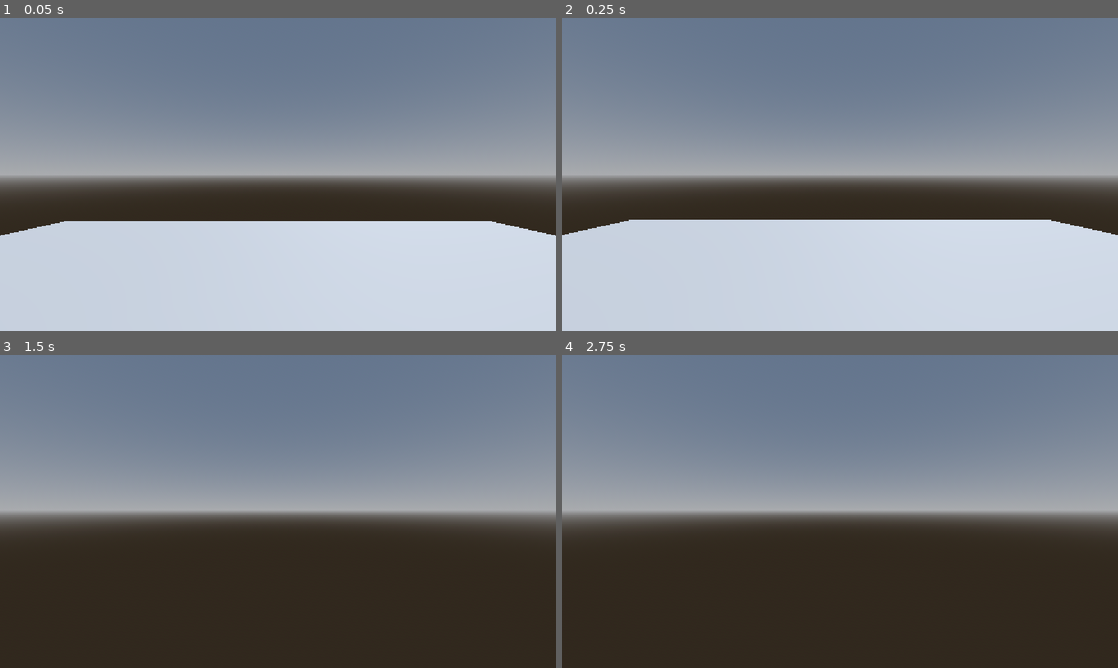
Above: before the commit, frames 1-4 (two rows, left to right).
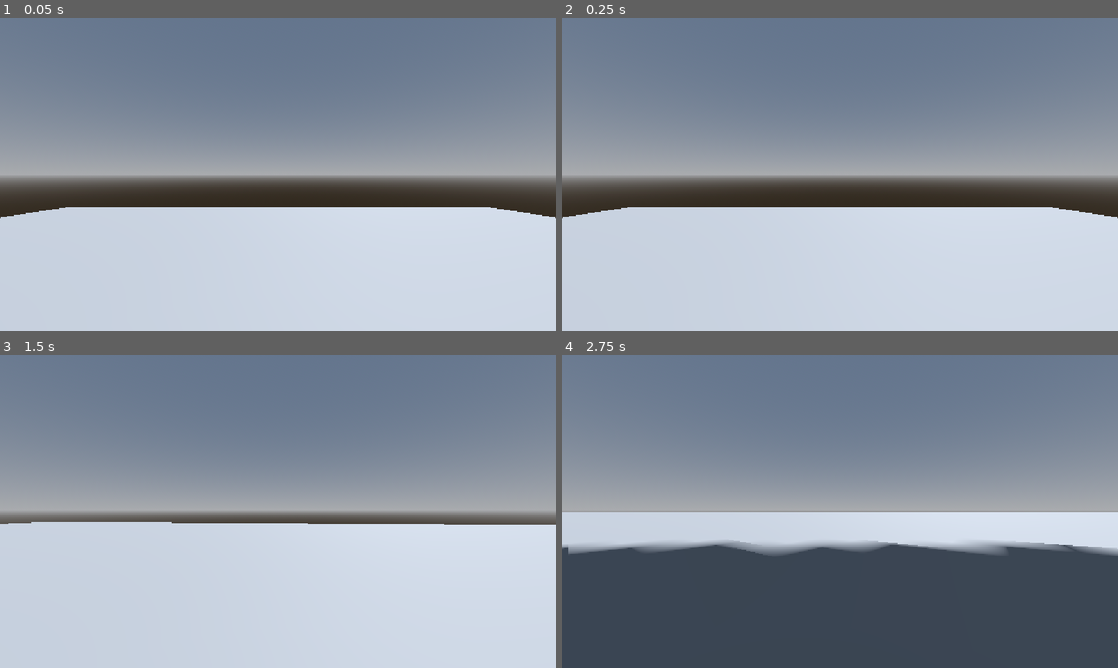
Above: after the commit, the same moments.

Repository: jmenoandrii/one-more-time
Game: Godot game, scene res://main.tscn
Two runs of this game, one before a commit and one after it. Both use one fixed random seed, a clock stepped at 60 frames per second and the inputs below.
Inputs (mouse positions are in pixels of both pictures, inside the frame that each line leads up to):
- Up to frame 1 (0.05 s): no input
- Up to frame 2 (0.25 s): no input
- Up to frame 3 (1.5 s): tap Enter at 0.5 s; move the mouse to (305, 511) at 0.52 s; hold Shift 0.53-1.28 s; hold W (move_forward) from 0.53 s (still down); tap Space (jump) at 0.77 s; move the mouse to (250, 511) at 1.27 s; tap K (dying) at 1.35 s
- Up to frame 4 (2.75 s): keep holding W (move_forward); tap Space (jump) at 1.52, 2 s; tap Shift at 1.55 s; move the mouse to (851, 505) at 2.02 s; hold Shift from 2.03 s (still down)

The runs differ from the first frame. In frame 1, 4.6% of the frame differs, in the area x 0-100%, y 60-70%; in frame 2, 4.2%; in frame 3, 46%; in frame 4, 50%, in the area x 0-100%, y 50-100%.
Error before the commit: Invalid access to property or key 'heightcamera' on a base object of type 'CapsuleShape3D'. (res://Player.gd:25)

Commit message:
feat: fix crouching

Diff:
--- a/Player.gd
+++ b/Player.gd
@@ -6,8 +6,9 @@
 const MOUSE_SENSITIVITY = 0.002
 
 const CROUCH_PERSENT = 0.3
-var normal_height := 0
-var crouch_height := 0	# = normal_height - normal_height * CROUCH_PERSENT
+var normal_height: float
+var crouch_height: float	# = normal_height - normal_height * CROUCH_PERSENT
+var default_head_y: float
 
 var is_crouching := false
 var is_player_dead := false
@@ -19,11 +20,14 @@
 @onready var camera: Camera3D = $Head/Camera3D
 @onready var collision_shape: CollisionShape3D = $CollisionShape3D
 @onready var mesh_instance: MeshInstance3D = $MeshInstance3D
+@onready var ceiling_check: RayCast3D = $Head/CeilingCheck
 
 func _ready() -> void:
 	Input.mouse_mode = Input.MOUSE_MODE_CAPTURED
-	normal_height = collision_shape.shape.heightcamera
-	crouch_height = normal_height - normal_height * CROUCH_PERSENT
+
+	normal_height = collision_shape.shape.height
+	crouch_height = normal_height - (normal_height * CROUCH_PERSENT)
+	default_head_y = head.position.y
 
 func _unhandled_input(event: InputEvent) -> void:
 	if is_player_dead or not is_cursor_locked:
@@ -52,19 +56,27 @@
 		move_and_slide()
 		return
 
+	if Input.is_key_pressed(KEY_SHIFT):
+		is_crouching = true
+	else:
+		if not ceiling_check.is_colliding():
+			is_crouching = false
+
+	var target_height := crouch_height if is_crouching else normal_height
+
+	collision_shape.shape.height = lerp(collision_shape.shape.height, target_height, 10.0 * delta)
+	if mesh_instance.mesh is CapsuleMesh:
+		mesh_instance.mesh.height = lerp(mesh_instance.mesh.height, target_height, 10.0 * delta)
+
+	collision_shape.position.y = collision_shape.shape.height / 2.0
+	mesh_instance.position.y = collision_shape.shape.height / 2.0
+
+	head.position.y = collision_shape.shape.height - 0.5
+
 	if Input.is_action_just_pressed("jump") and is_on_floor() and not is_crouching:
 		velocity.y = JUMP_VELOCITY
 	elif Input.is_action_just_released("jump") and velocity.y > 0.0:
 		velocity.y = 0.0
-
-	if Input.is_key_pressed(KEY_SHIFT):
-		if not is_crouching:
-			is_crouching = true
-			_update_height(crouch_height)
-	else:
-		if is_crouching:
-			is_crouching = false
-			_update_height(normal_height)
 
 	var current_speed := CROUCH_SPEED if is_crouching else SPEED
 	var input_dir := Input.get_vector("move_left", "move_right", "move_forward", "move_back")
@@ -92,15 +104,3 @@
 
 	velocity.x = move_toward(velocity.x, 0, 0.5)
 	velocity.z = move_toward(velocity.z, 0, 0.5)
-
-func _update_height(target_height: float) -> void:
-	collision_shape.shape.height = target_height
-	if mesh_instance and mesh_instance.mesh is CapsuleMesh:
-		mesh_instance.mesh.height = target_height
-
-	var y_offset := (normal_height - target_height) / 2.0
-	collision_shape.position.y = normal_height / 2.0 - y_offset
-	if mesh_instance:
-		mesh_instance.position.y = normal_height / 2.0 - y_offset
-
-	head.position.y = (normal_height / 2.0 - y_offset) + 0.5
--- a/main.tscn
+++ b/main.tscn
@@ -46,25 +46,29 @@
 [node name="MeshInstance3D" type="MeshInstance3D" parent="floor" unique_id=1644211572]
 mesh = SubResource("PlaneMesh_0rpfx")
 
-[node name="CharacterBody3D" type="CharacterBody3D" parent="." unique_id=1147837040]
-transform = Transform3D(1, 0, 0, 0, 1, 0, 0, 0, 1, 0, 1.0891898, 0)
+[node name="Player" type="CharacterBody3D" parent="." unique_id=1147837040]
 script = ExtResource("1_ig7tw")
 
-[node name="MeshInstance3D" type="MeshInstance3D" parent="CharacterBody3D" unique_id=808242478]
+[node name="MeshInstance3D" type="MeshInstance3D" parent="Player" unique_id=808242478]
+transform = Transform3D(1, 0, 0, 0, 1, 0, 0, 0, 1, 0, 1, 0)
 mesh = SubResource("CapsuleMesh_0rpfx")
 
-[node name="CollisionShape3D" type="CollisionShape3D" parent="CharacterBody3D" unique_id=996913945]
+[node name="CollisionShape3D" type="CollisionShape3D" parent="Player" unique_id=996913945]
+transform = Transform3D(1, 0, 0, 0, 1, 0, 0, 0, 1, 0, 1, 0)
 shape = SubResource("CapsuleShape3D_g0qyx")
 
-[node name="Head" type="Node3D" parent="CharacterBody3D" unique_id=1770461712]
-transform = Transform3D(1, 0, 0, 0, 1, 0, 0, 0, 1, 0, 1.1280966, 0)
+[node name="Head" type="Node3D" parent="Player" unique_id=1770461712]
+transform = Transform3D(1, 0, 0, 0, 1, 0, 0, 0, 1, 0, 2, 0)
 
-[node name="Camera3D" type="Camera3D" parent="CharacterBody3D/Head" unique_id=1443790826]
+[node name="Camera3D" type="Camera3D" parent="Player/Head" unique_id=1443790826]
 transform = Transform3D(1, 0, 0, 0, 1, 0, 0, 0, 1, 0, 0, -0.26701617)
 
-[node name="MeshInstance3D" type="MeshInstance3D" parent="CharacterBody3D/Head" unique_id=1868013299]
+[node name="MeshInstance3D" type="MeshInstance3D" parent="Player/Head" unique_id=1868013299]
 mesh = SubResource("SphereMesh_0rpfx")
 
-[node name="MeshInstance3D2" type="MeshInstance3D" parent="CharacterBody3D/Head" unique_id=796127435]
+[node name="MeshInstance3D2" type="MeshInstance3D" parent="Player/Head" unique_id=796127435]
 transform = Transform3D(1, 0, 0, 0, 1, 0, 0, 0, 1, 0.008911133, 0.10290527, -0.27993035)
 mesh = SubResource("BoxMesh_0rpfx")
+
+[node name="CeilingCheck" type="RayCast3D" parent="Player/Head" unique_id=1221683613]
+target_position = Vector3(0, 0.5, 0)
